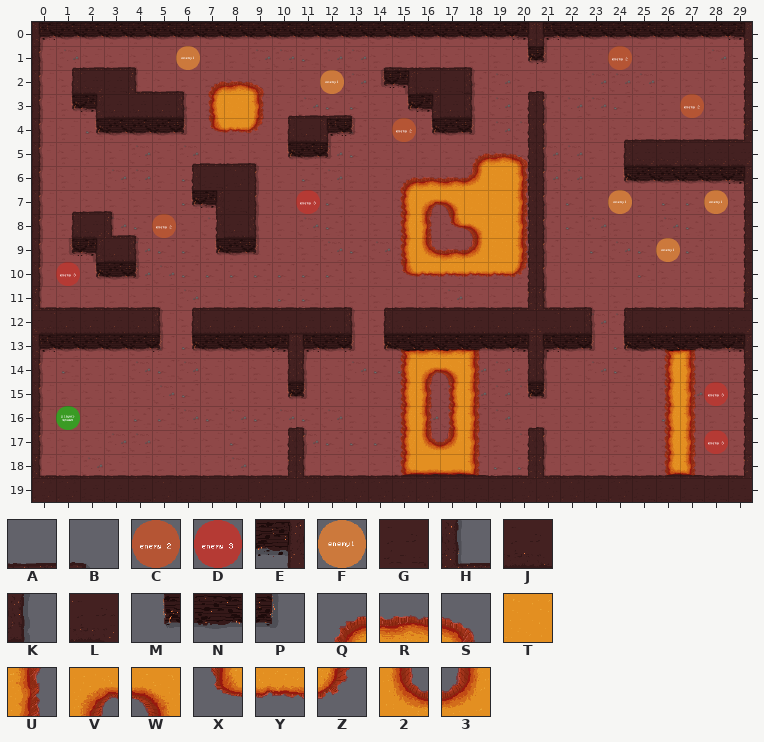
Tiled map, stored at assets/tilemaps/demoMap.tmx. That is the earlier state.
Cells are 64x64 px. Shown: x 0..29, y 0..19.
Key: from "tiles 1": A 2, B 3, C 5, D 6, E 8, F 13, G 17, H 20, J 25, K 26, L 27, M 32, N 33, P 34, Q 48, R 49, S 50, T 57, U 58, V 62, W 63, X 64, Y 65, Z 66, 2 70, 3 71.
_ is an empty cell.
Layers that did not change in this view are not listed.
Layer "2" before, first column x 16:
 0 ______________
 1 AAB_____C_____
 2 LGK___________
 3 EJK________C__
 4 MNP___________
 5 __QRS_________
 6 RR3TU_________
 7 VWTTU___F___F_
 8 UXWTU_________
 9 2R3TU_____F___
10 YYYYZ_________
11 _____HAB______
Layer "markers" before, first column x 0:
 0 ______________________________
 1 ______F_______________________
 2 ____________F_________________
 3 ______________________________
 4 _______________C______________
 5 ______________________________
 6 ______________________________
 7 ___________D__________________
 8 _____C________________________
 9 ______________________________
10 _D____________________________
11 ______________________________
12 ______________________________
The result:
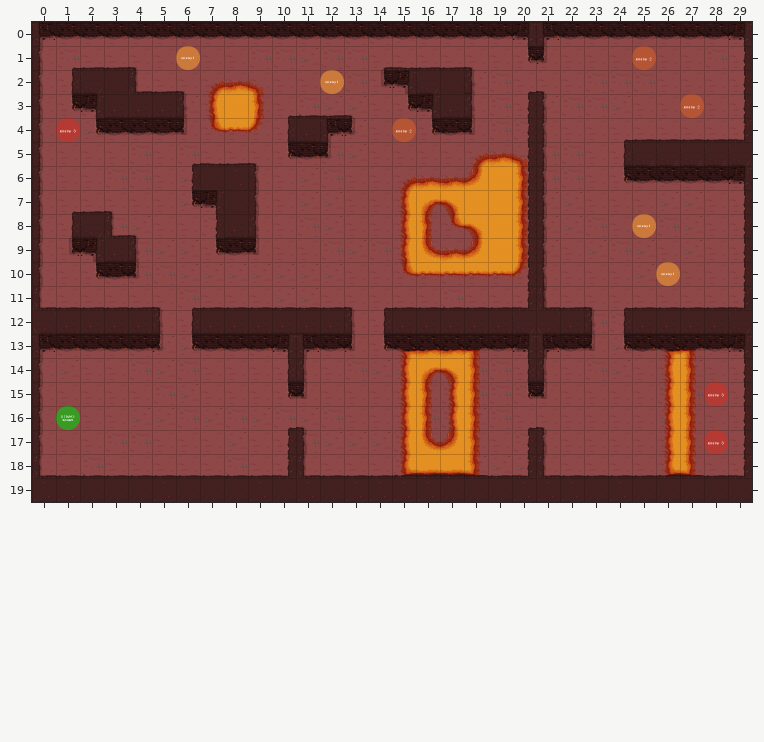
What changed:
Layer "2":
Tile C is removed in row 1 at x 24.
Tile F is removed in row 7 at x 24 and 28; in row 9 at x 26.
Layer "markers":
There is now tile C in row 1 at x 25.
There is now tile D in row 4 at x 1.
There is now tile F in row 8 at x 25; in row 10 at x 26.
Tile C is removed in row 8 at x 5.
Tile D is removed in row 7 at x 11; in row 10 at x 1.
Boxes around the changes in both pictures, in picture pixels (x1, y1, x2, y2):
changed: (608, 46, 656, 70)
added: (56, 118, 80, 142)
removed: (296, 190, 320, 214)
changed: (608, 190, 680, 286)
removed: (704, 190, 728, 214)
removed: (152, 214, 176, 238)
removed: (56, 262, 80, 286)
